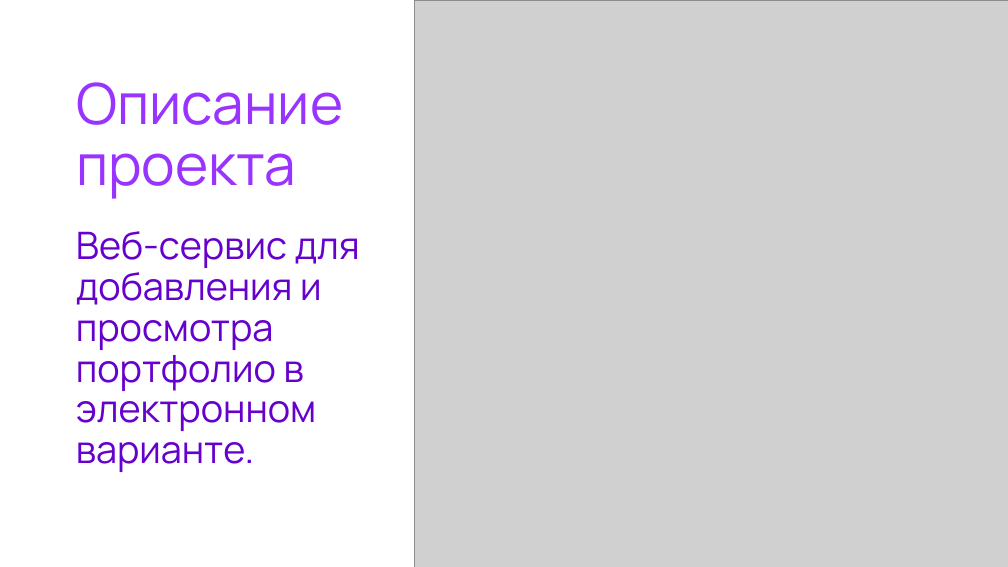
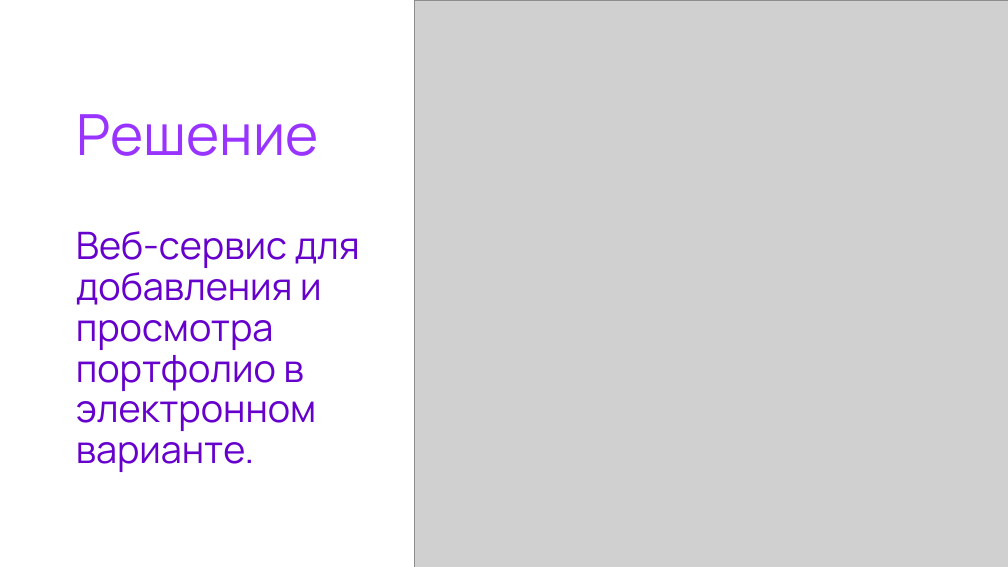
Before and after one commit to limurSC/WebProject, a slide deck: slide 3 of Аналитика/Проект — копия.pptx. Drawn at 1008x567 pixels with LibreOffice and Linux fonts; fonts in the diff are those of the drawing; grey boxes stand for pictures. Boxes give left, top, right and bottom in pixels: in the first picture for what was removed or moved away, otherwise in the second. Text is boxed around its words. In the diff, an @@ line names an element or a change of style, - is before the commit and + after.

```diff
--- a/Аналитика/Проект — копия.pptx
+++ b/Аналитика/Проект — копия.pptx
@@ title at [76,114,318,156]: text changed @@
-Описание проекта
+Решение
```
Also in this commit, not shown: 2 other slides changed, 5 slides added, 1 other file.
